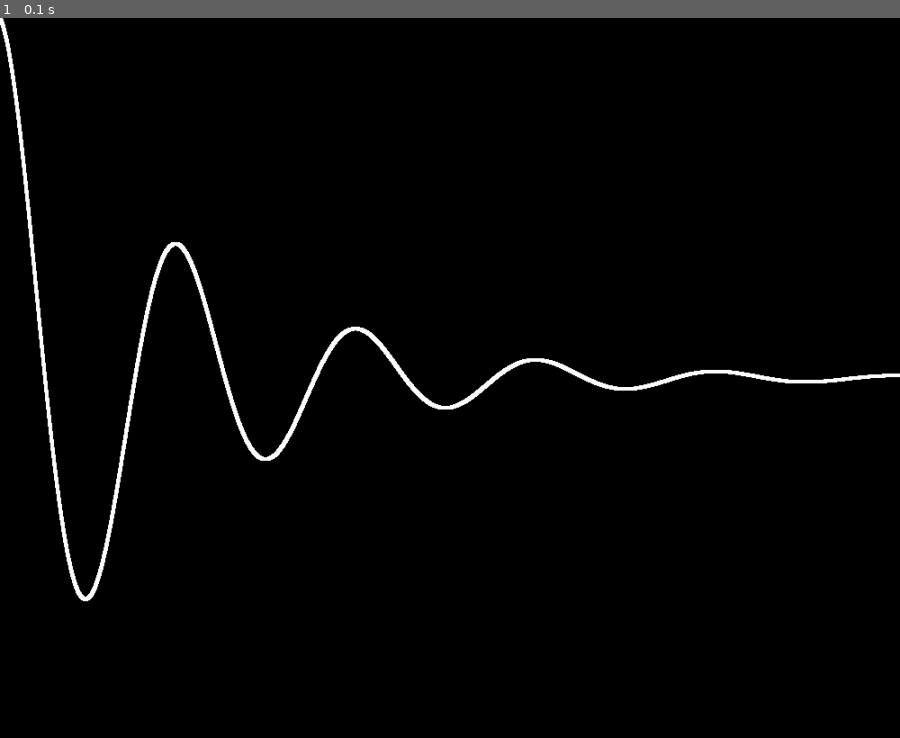
Above: before the commit, frame 1.
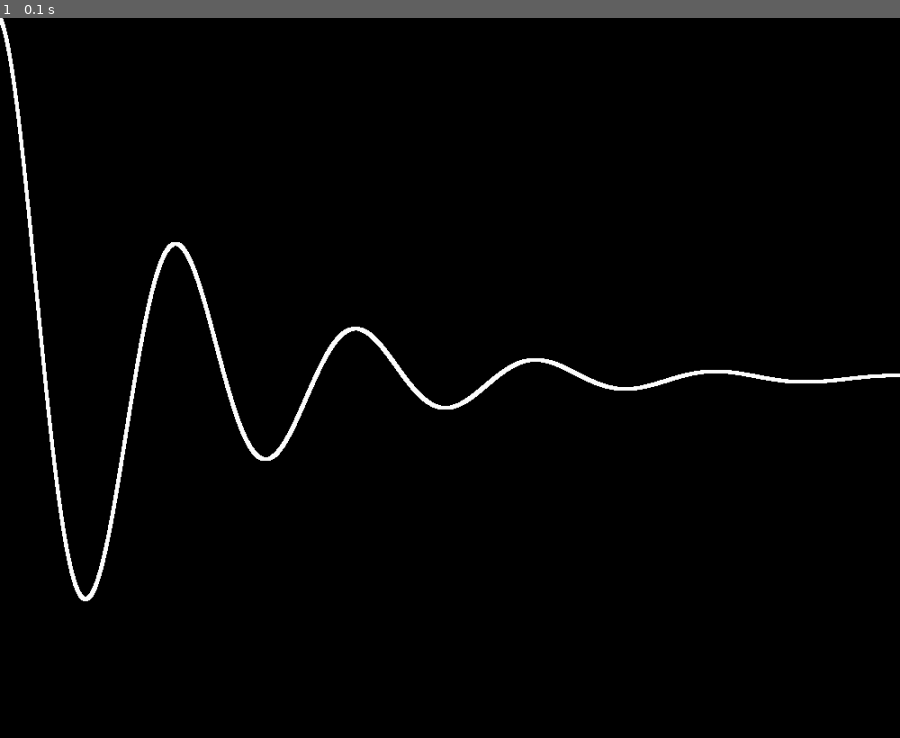
Above: after the commit, the same moment.

Repository: Nimgwen/UPCH-3D-OpenGL-modified-
Game: pygame game, started from 2. GraficarFuncion.py
The game is run twice, just before and just after one commit, with the same random seed, the same clock (stepped at 60 frames per second) and the same inputs.
Inputs:
- Up to frame 1 (0.1 s): no input

The runs differ from the first frame. In frame 1, less than 0.1% of the frame differs, in the area x 0-95%, y 1-81%.

Commit message:
Update 2. GraficarFuncion.py

Diff:
--- a/2. GraficarFuncion.py
+++ b/2. GraficarFuncion.py
@@ -16,16 +16,19 @@
 def inicializar_Ortografica():
     glMatrixMode(GL_PROJECTION)
     glLoadIdentity()
-    gluOrtho2D(0, 5, -1, 1)
+    gluOrtho2D(0, 5, -1, 1) # el vector de la cámara
 
 def plotearGrafico():
-    glBegin(GL_POINTS)
-    px: GL_DOUBLE
-    py: GL_DOUBLE
-    for px in np.arange(0, 5, 0.00005):
+    glBegin(GL_POINTS) # graficar un punto
+    px: GL_DOUBLE # coordenada X de DOUBLE en OpenGL
+    py: GL_DOUBLE # coordenada Y en DOUBLE en OpenGL
+    for px in np.arange(0, 5, 0.0005):
         py = math.exp(-px) * math.cos(2*math.pi * px)
+        # py = math.exp(-px)
+        # e**(-x) * (cos(2*pi*x))
         glVertex2f(px, py)
-    glEnd()
+        # graficar el vértice x, y
+    glEnd() # termine de graficarlo en pantalla
 
 def DibujarEstrella(x, y, tamanio):
     glPointSize(tamanio)
@@ -41,11 +44,11 @@
     for event in pygame.event.get():
         if event.type == pygame.QUIT:
             Fin = True
-    glClear(GL_COLOR_BUFFER_BIT | GL_DEPTH_BUFFER_BIT)
-    glMatrixMode(GL_MODELVIEW)
-    glLoadIdentity()
-    plotearGrafico()
-    pygame.display.flip()
-    pygame.time.wait(100)
+    glClear(GL_COLOR_BUFFER_BIT | GL_DEPTH_BUFFER_BIT) # borrar pantalla
+    glMatrixMode(GL_MODELVIEW) # normalizar entre [-1, 1]
+    glLoadIdentity() # borrar contenido de pantalla
+    plotearGrafico() # dibujar la función
+    pygame.display.flip() # actualizar pantalla
+    pygame.time.wait(100) # esperar 100ms.
 
 pygame.quit()
